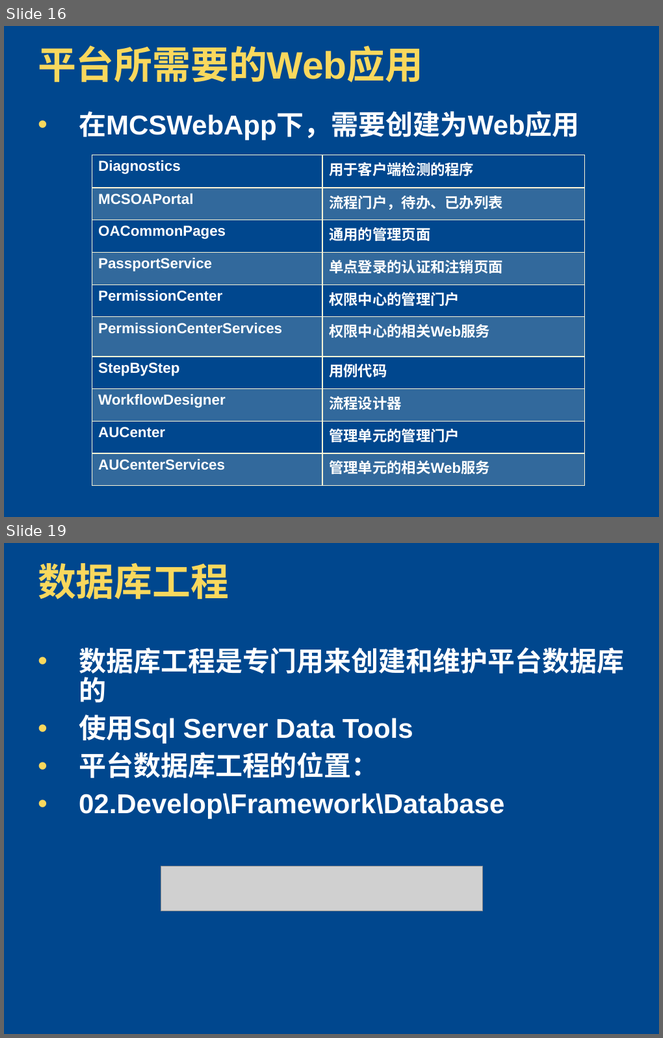
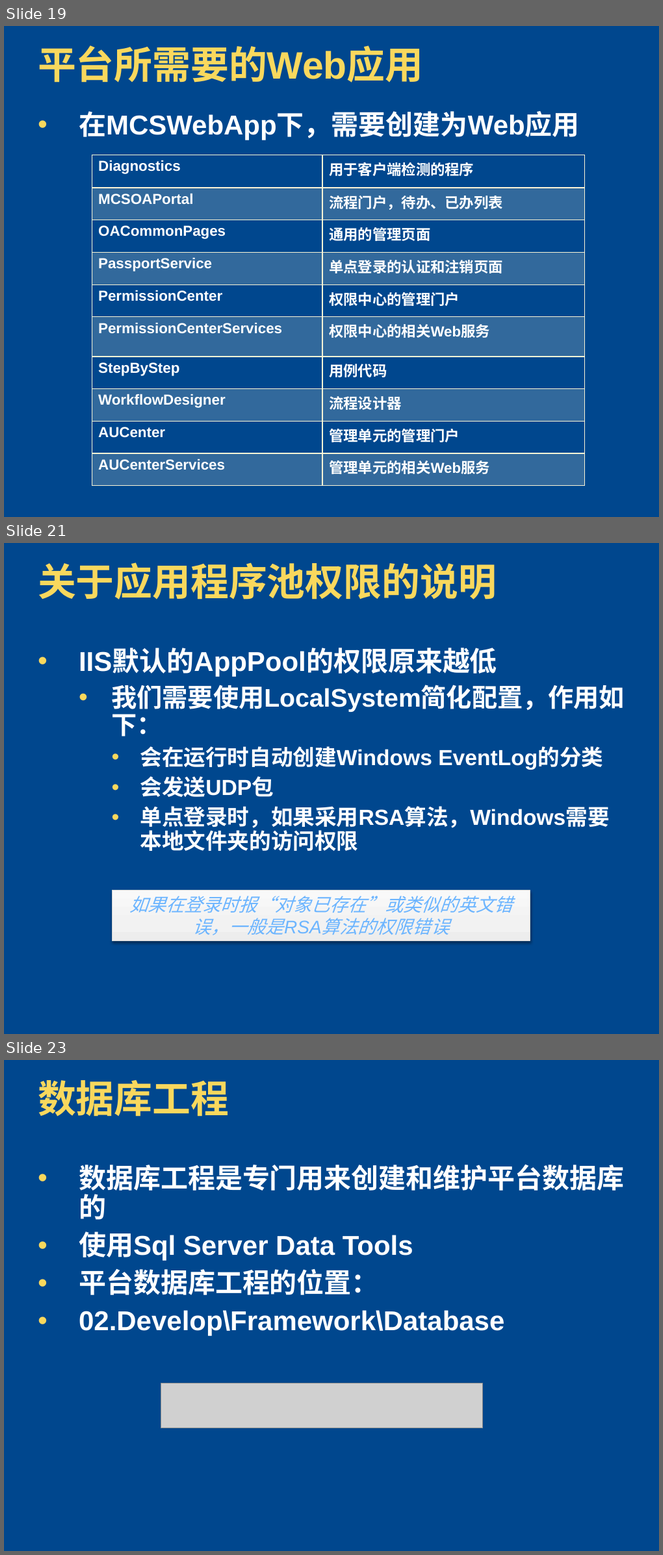
Before and after one commit to zhshen/AK47Documents, a slide deck: 平台开发培训/01-MCS.Framework Dev-Environment.pptx. Shown one above the other, each under a label of ours: slides 16 and 19 before the commit, slides 19, 21 and 23 after it; the slides between them are not shown. The pictures are 663x1038 and 663x1555 pixels, drawn with LibreOffice and Linux fonts; fonts in the diff are those of the drawing; grey boxes stand for pictures; background and template pictures are left out. Boxes give left, top, right and bottom in pixels: in the first picture for what was removed or moved away, otherwise in the second. Text is boxed around its words. In the diff, an @@ line names an element or a change of style, - is before the commit and + after.

Commit message:
调整配置文档的一些示例。按照最新的版本来配置。

```diff
--- a/平台开发培训/01-MCS.Framework Dev-Environment.pptx
+++ b/平台开发培训/01-MCS.Framework Dev-Environment.pptx
@@ slide 21 added at bbox=[4, 543, 659, 1034], background picture (left out) @@
@@ title added at bbox=[38, 563, 497, 600], 42 pt, text #F9D85D, bold @@
+关于应用程序池权限的说明
@@ text added at bbox=[79, 649, 625, 832], 24 pt, text #FFFFFF, bold @@
+• IIS默认的AppPool的权限原来越低
+  • 我们需要使用LocalSystem简化配置，作用如下：
+    • 会在运行时自动创建Windows EventLog的分类
+    • 会发送UDP包
+    • 单点登录时，如果采用RSA算法，Windows需要本地文件夹的访问权限
@@ rectangle added at bbox=[112, 891, 530, 941], fill gradient #EDEDED to #F2F2F2 to #FAFAFA, outline #D5D5D5 0.75 pt, 20 pt, text #6CB5FF, italic @@
+如果在登录时报“对象已存在”或类似的英文错误，一般是RSA算法的权限错误
@@ what was slide 16 is now slide 19 @@
@@ what was slide 19 is now slide 23 @@
```
Also in this commit, not shown: 9 slides changed, 7 other slides added.
